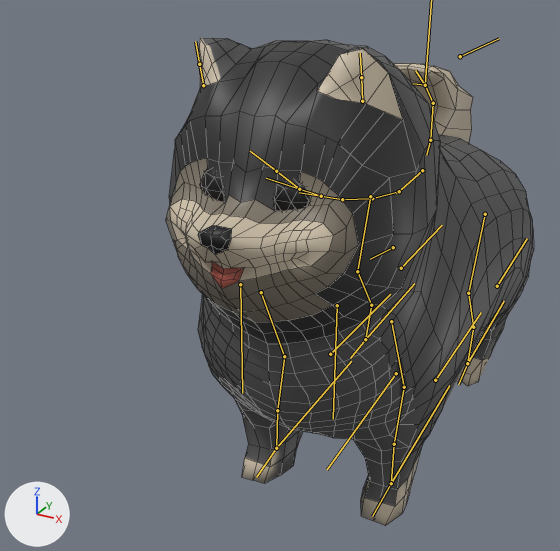
The FBX model Unity/PetEver/Assets/05.Models/Dog/Pomeranian_long_gray_shadesmooth.fbx as it was, and as the next commit left it.
Rendered twice from a 50 mm lens placed at (1.28, -3.35, 2.36), pointed at (-0.33, -0.42, 0.89). Every picture has the same lights, and +X, +Y and +Z are marked at lower left. Both versions are drawn at frame 1 of the action 'feetup'; the numbers are the values there. The bones that bend it are drawn over the model as lines. Mesh edges are drawn as thin lines.
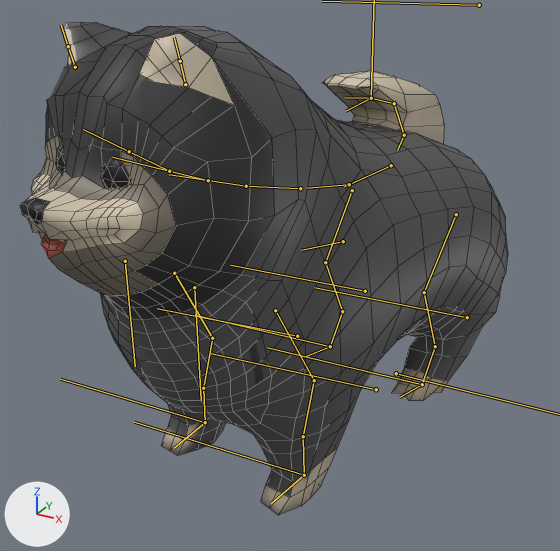
Changed parts and their boxes (x1, y1, x2, y2) in the pictures (560 x 551 px):
'Plane', posed (33% wider)
    before: (166, 38, 534, 526)
    after: (20, 22, 508, 515)
bone 'spine.024', root to tip
    before: (430, 140) to (426, 155)
    after: (404, 135) to (397, 150)
bone 'front_thigh.L.002', root to tip
    before: (391, 321) to (404, 387)
    after: (275, 310) to (314, 380)
bone 'front_shin.L.002', root to tip
    before: (404, 387) to (394, 444)
    after: (314, 380) to (303, 436)
bone 'front_thigh.R.002', root to tip
    before: (261, 292) to (284, 356)
    after: (174, 273) to (212, 338)
bone 'front_shin.R.002', root to tip
    before: (284, 356) to (277, 410)
    after: (212, 338) to (203, 388)
bone 'thigh.L.002', root to tip
    before: (485, 214) to (468, 293)
    after: (456, 214) to (424, 292)
bone 'shin.L.002', root to tip
    before: (468, 293) to (473, 327)
    after: (424, 292) to (435, 346)
bone 'foot.L.002', root to tip
    before: (473, 327) to (467, 363)
    after: (435, 346) to (422, 384)
bone 'thigh.R.002', root to tip
    before: (370, 196) to (357, 271)
    after: (352, 190) to (325, 262)
bone 'shin.R.002', root to tip
    before: (357, 271) to (371, 305)
    after: (325, 262) to (342, 311)
bone 'spine.025', root to tip
    before: (430, 140) to (433, 103)
    after: (404, 135) to (394, 103)
bone 'spine.027', root to tip
    before: (433, 103) to (425, 85)
    after: (394, 103) to (371, 98)
bone 'front_foot.L.ik.002', root to tip
    before: (391, 483) to (449, 385)
    after: (304, 475) to (134, 422)

What the commit changed:
Bone 'core.002' (bone_core_002) turns from (0, 0, 0) to (0, 0, -90) degrees about its own x, y and z.
Bone 'spine.024' (bone_spine_024) moves from (0.0, 0.0, 0.0) to (0.169, 0.115, -0.232).
Bone 'spine.024' (bone_spine_024) turns from (0, 0, 0) to (67, 49, 111) degrees about its own x, y and z.
Bone 'front_thigh.L.002' (bone_front_thigh_l_002) turns from (0, 0, 0) to (0, 3, -1) degrees about its own x, y and z.
Bone 'front_shin.L.002' (bone_front_shin_l_002) turns from (0, 0, 0) to (2, 0, 0) degrees about its own x, y and z.
Bone 'front_thigh.R.002' (bone_front_thigh_r_002) turns from (0, 0, 0) to (0, 3, 3) degrees about its own x, y and z.
Bone 'front_shin.R.002' (bone_front_shin_r_002) turns from (0, 0, 0) to (3, 0, 0) degrees about its own x, y and z.
Bone 'thigh.L.002' (bone_thigh_l_002) turns from (0, 0, 0) to (-11, 3, 1) degrees about its own x, y and z.
Bone 'shin.L.002' (bone_shin_l_002) turns from (0, 0, 0) to (-5, 0, 0) degrees about its own x, y and z.
Bone 'foot.L.002' (bone_foot_l_002) turns from (0, 0, 0) to (3, 0, 0) degrees about its own x, y and z.
Bone 'thigh.R.002' (bone_thigh_r_002) turns from (0, 0, 0) to (-11, 1, 1) degrees about its own x, y and z.
Bone 'shin.R.002' (bone_shin_r_002) turns from (0, 0, 0) to (-3, 0, 0) degrees about its own x, y and z.
Bone 'spine.025' (bone_spine_025) turns from (0, 0, 0) to (25, -2, 3) degrees about its own x, y and z.
Bone 'spine.027' (bone_spine_027) turns from (0, 0, 0) to (-6, 0, 0) degrees about its own x, y and z.
Bone 'front_foot.L.ik.002' (bone_front_foot_l_ik_002) moves from (0.0, 0.0, 0.0) to (-1.404, 0.986, 0.058).
